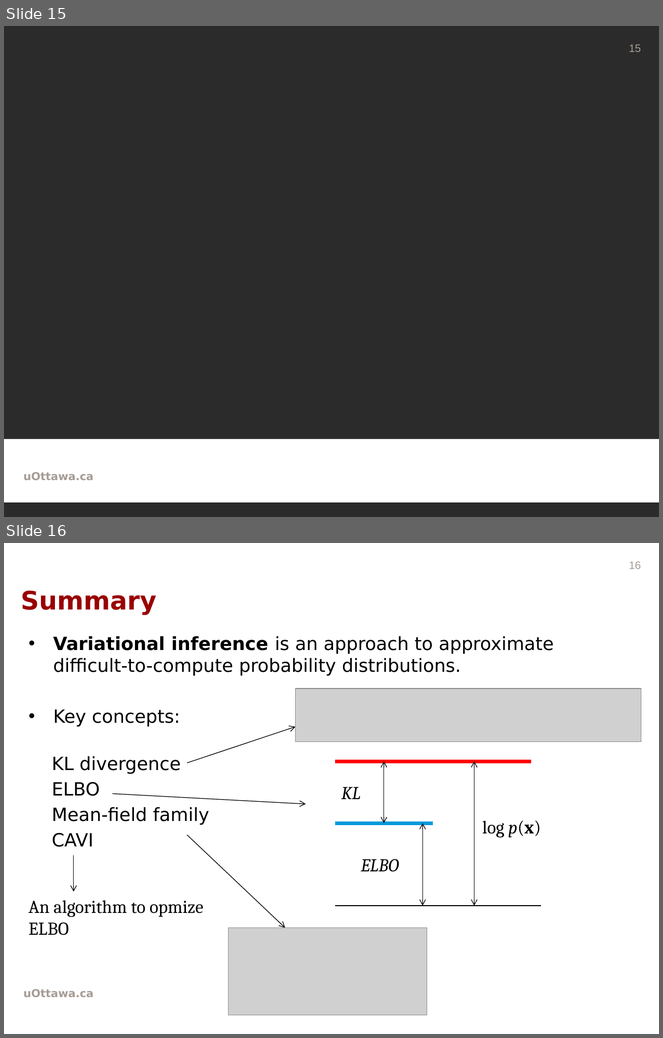
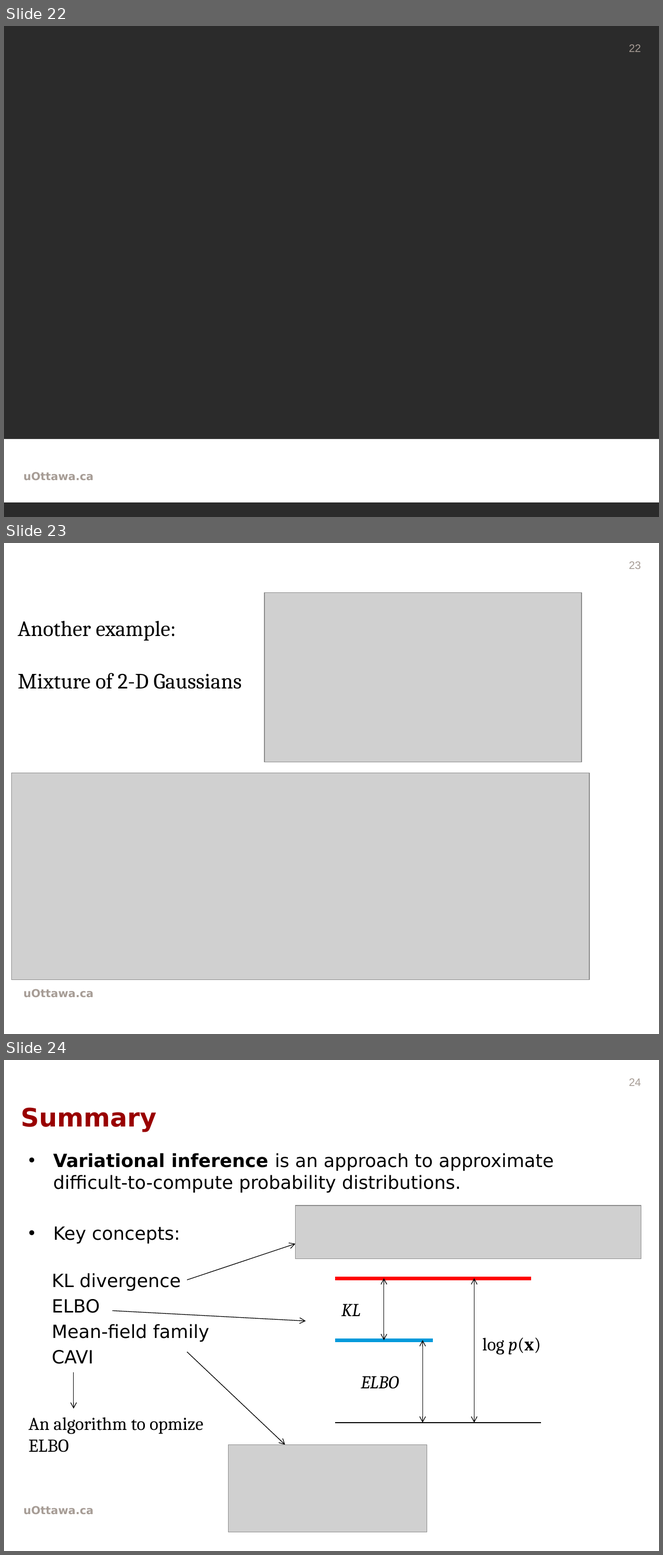
Before and after one commit to wwwmonsterlam/GraphicModelClassifierProject, a slide deck: presentationi.pptx. Shown one above the other, each under a label of ours: slides 15 and 16 before the commit, slides 22, 23 and 24 after it. The pictures are 663x1038 and 663x1555 pixels, drawn with LibreOffice and Linux fonts; fonts in the diff are those of the drawing; grey boxes stand for pictures; background and template pictures are left out; a plain dark background stands for a picture behind light text. Boxes give left, top, right and bottom in pixels: in the first picture for what was removed or moved away, otherwise in the second. Text is boxed around its words. In the diff, an @@ line names an element or a change of style, - is before the commit and + after.

```diff
--- a/presentationi.pptx
+++ b/presentationi.pptx
@@ slide 23 added at [4,543,659,1034], background picture (left out); not listed: 1 template element that a slide beside it also shows @@
@@ page number added at [629,561,641,569], 12 pt, text #A69C95 @@
+23
@@ picture added at [265,593,582,762] @@
@@ text added at [18,620,242,689], 24 pt, text #000000 @@
+Another example:
+Mixture of 2-D Gaussians
@@ picture added at [12,773,590,980] @@
@@ what was slide 15 is now slide 22 @@
@@ page number at [629,44,641,52]: text changed @@
-15
+22
@@ what was slide 16 is now slide 24 @@
@@ page number at [629,1078,641,1086]: text changed @@
-16
+24
```
Also in this commit, not shown: 3 slides changed, 7 other slides added.
